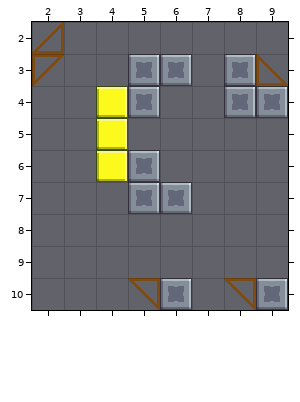
One commit to this Tiled map (JSON): Assets/Level_Editor/TileMap/Room_71.tmj. Above: the version before the commit.
Cells are 32x32 px. Shown: x 2..9, y 2..10.
After:
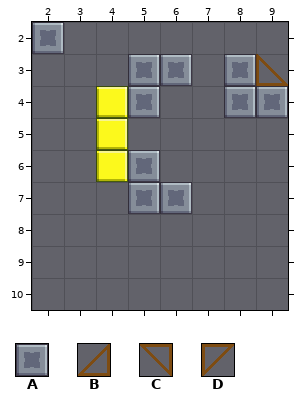
Key: from "tileSet": A 33 "wall", B 106 "bridge", C 116 "bridge", D 117 "bridge".
_ is an empty cell.
Diff:
Layer "Blocks":
y 2: x 2 B -> A
y 3: x 2 D -> _
y 10: x 5..6 CA -> __; x 8..9 CA -> __
Pixel boxes of the changes (left, top, right, bottom) in both pictures:
changed: (32, 22, 64, 86)
removed: (128, 278, 192, 310)
removed: (224, 278, 288, 310)
